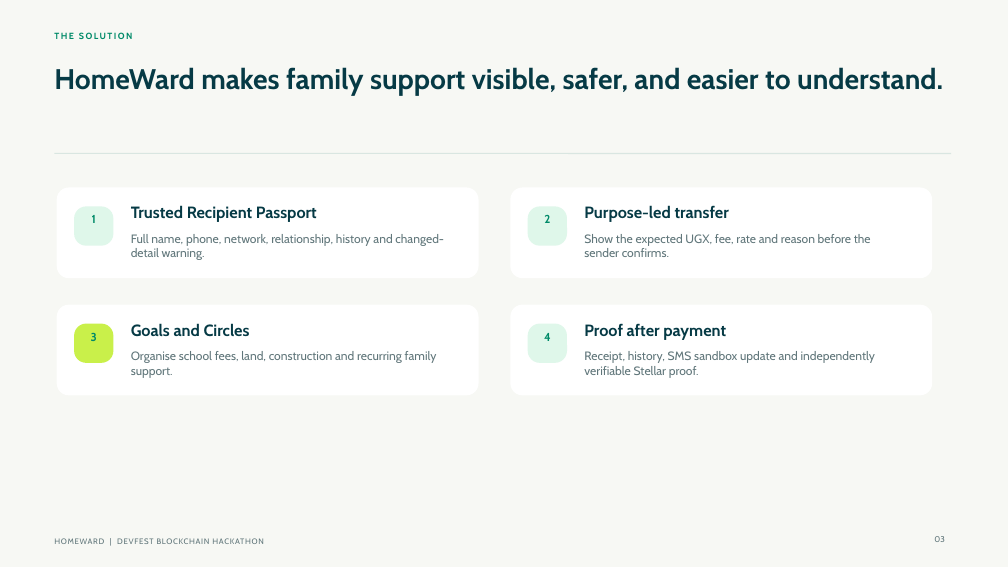
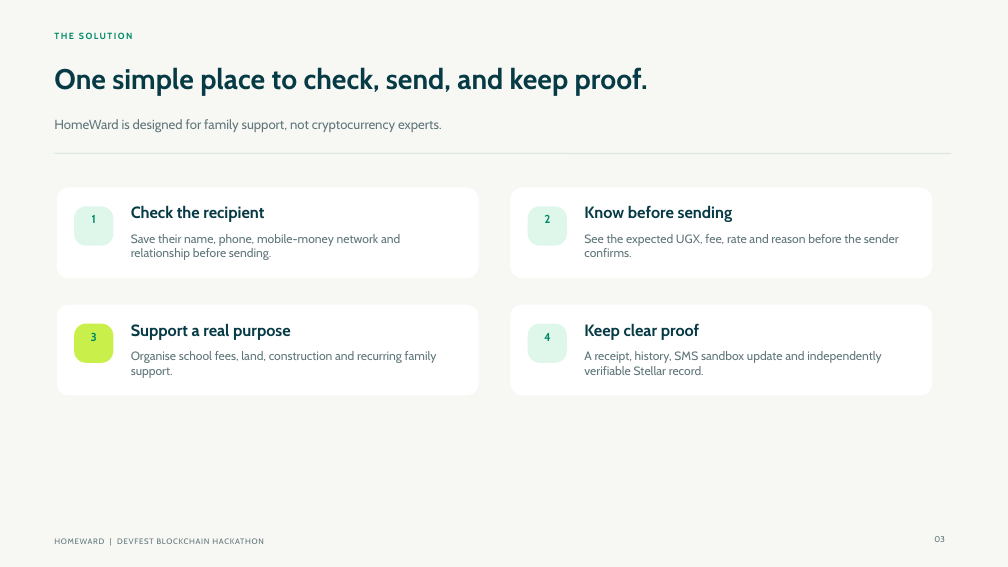
Before and after one commit to RockieRaheem/HomeWard, a slide deck: slide 3 of HomeWard_DevFest_Winning_Pitch_Deck.pptx. Drawn at 1008x567 pixels with LibreOffice and Linux fonts; fonts in the diff are those of the drawing. Boxes give left, top, right and bottom in pixels: in the first picture for what was removed or moved away, otherwise in the second. Text is boxed around its words. In the diff, an @@ line names an element or a change of style, - is before the commit and + after.

```diff
--- a/HomeWard_DevFest_Winning_Pitch_Deck.pptx
+++ b/HomeWard_DevFest_Winning_Pitch_Deck.pptx
@@ text at (54,67,648,95): text changed @@
-HomeWard makes family support visible, safer, and easier to understand.
+One simple place to check, send, and keep proof.
@@ text added at (54,119,442,132), 12.5 pt, text #60767A @@
+HomeWard is designed for family support, not cryptocurrency experts.
@@ text at (131,205,264,222): text changed @@
-Trusted Recipient Passport
+Check the recipient
@@ text at (584,205,733,222): text changed @@
-Purpose-led transfer
+Know before sending
@@ text at (131,234,400,260): text changed @@
-Full name, phone, network, relationship, history and changed-detail warning.
+Save their name, phone, mobile-money network and relationship before sending.
@@ text at (584,234,899,257): text changed @@
-Show the expected UGX, fee, rate and reason before the sender confirms.
+See the expected UGX, fee, rate and reason before the sender confirms.
@@ text at (131,323,291,340): text changed @@
-Goals and Circles
+Support a real purpose
@@ text at (584,323,699,340): text changed @@
-Proof after payment
+Keep clear proof
@@ text at (584,351,881,375): text changed @@
-Receipt, history, SMS sandbox update and independently verifiable Stellar proof.
+A receipt, history, SMS sandbox update and independently verifiable Stellar record.
```
Also in this commit, not shown: 4 other slides changed, 2 other files.
